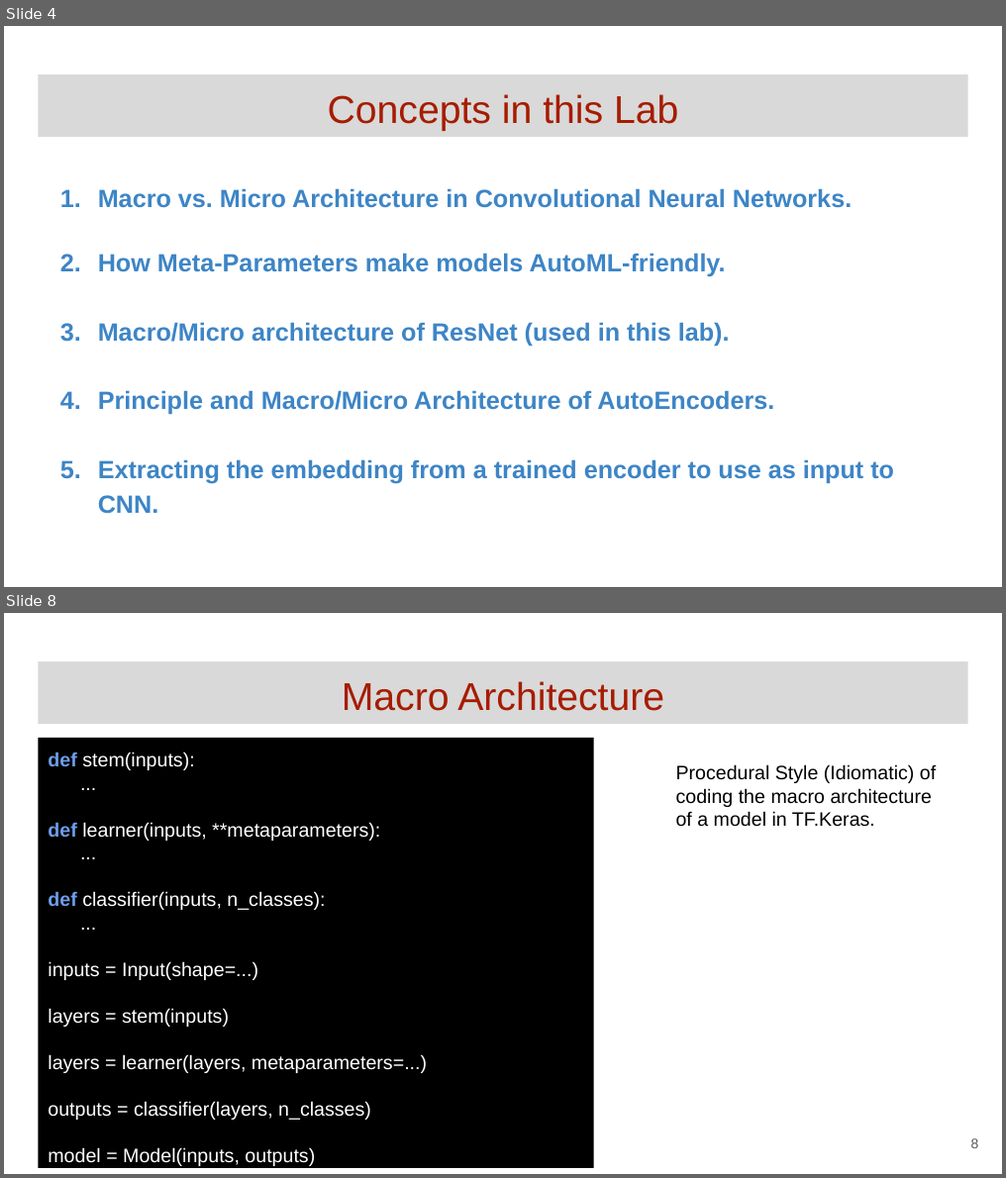
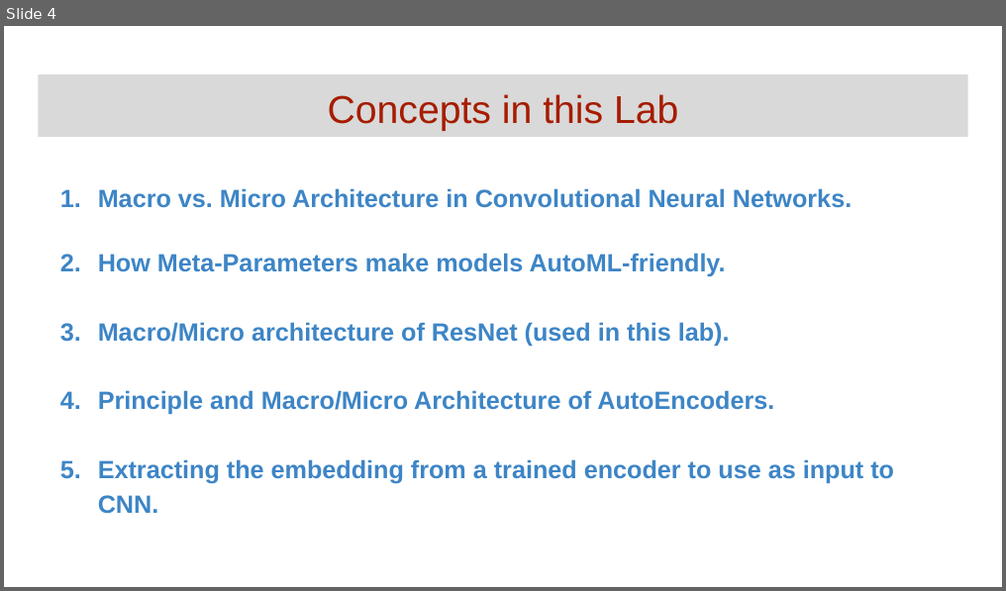
Before and after one commit to GoogleCloudPlatform/keras-idiomatic-programmer, a slide deck: community-labs/Community Lab - Encoders for CNN.pptx. Shown one above the other, each under a label of ours: slides 4 and 8 before the commit, slide 4 after it; the slides between them are not shown. The pictures are 1006x1178 and 1006x591 pixels, drawn with LibreOffice and Linux fonts; fonts in the diff are those of the drawing. Boxes give left, top, right and bottom in pixels: in the first picture for what was removed or moved away, otherwise in the second. Text is boxed around its words. In the diff, an @@ line names an element or a change of style, - is before the commit and + after.

```diff
--- a/community-labs/Community Lab - Encoders for CNN.pptx
+++ b/community-labs/Community Lab - Encoders for CNN.pptx
@@ slide 8 removed at box(4, 613, 1002, 1174), background #FFFFFF @@
@@ title removed at box(38, 662, 968, 725) @@
-Macro Architecture
@@ rectangle removed at box(38, 738, 594, 1168) @@
-def stem(inputs):
-...
-def learner(inputs, **metaparameters):
-...
-def classifier(inputs, n_classes):
-...
-inputs = Input(shape=...)
-layers = stem(inputs)
-layers = learner(layers, metaparameters=...)
-outputs = classifier(layers, n_classes)
-model = Model(inputs, outputs)
@@ text removed at box(676, 764, 936, 827) @@
-Procedural Style (Idiomatic) of coding the macro architecture of a model in TF.Keras.
@@ page number removed at box(971, 1139, 979, 1149) @@
-8
```
Also in this commit, not shown: 1 slide changed, 19 other slides removed, 2 other files.
